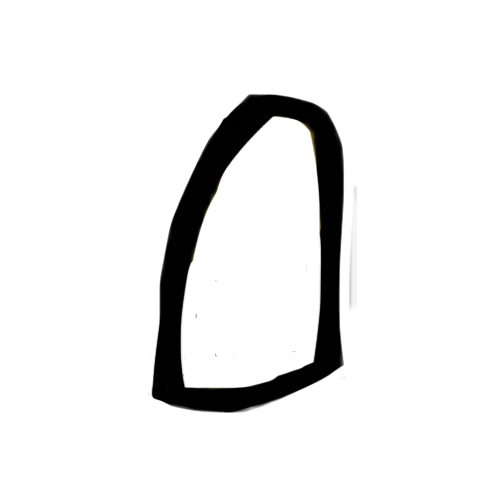
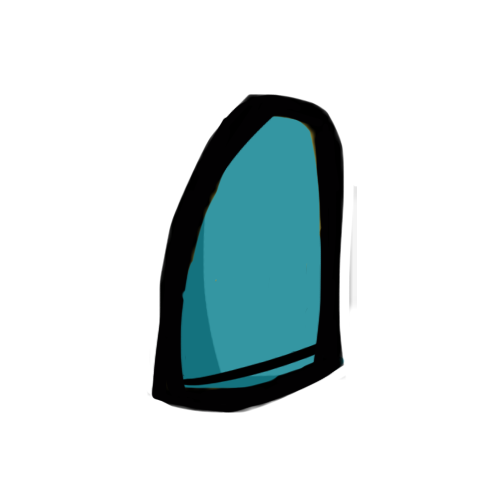
Layered file, before and after one edit (500x500). Changes by layer:
painted on "Layer 0" over left=181, top=289, right=235, bottom=359
added layer "Layer 3" above "Layer 2" over left=180, top=115, right=345, bottom=389
added layer "Layer 2" above "Layer 1" over left=180, top=115, right=345, bottom=389
added layer "Layer 1" over left=180, top=115, right=345, bottom=389
